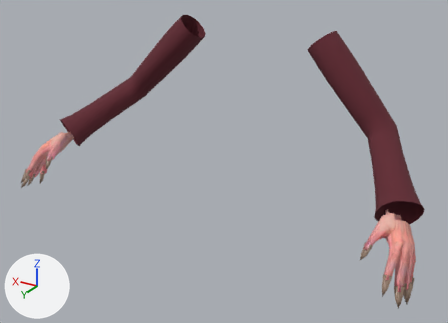
What one commit did to the glTF model assets/models/player/wizard_arms_evil.glb.
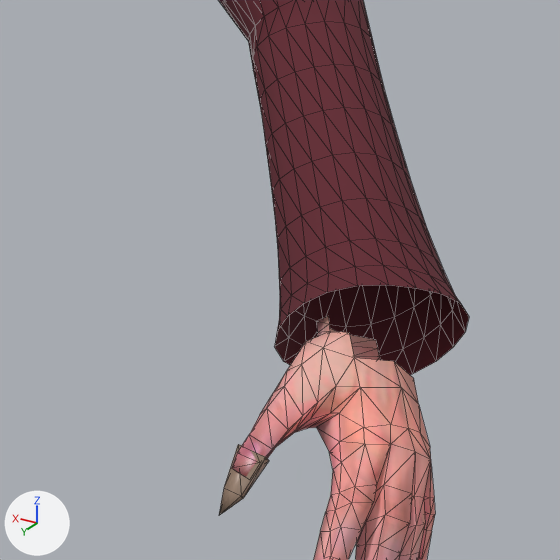
The first picture shows the older version from a 50 mm camera at (-7.75, 14.47, 3.37) aimed at (-0.26, 1.99, -2.87). The close-ups show the older and then the newer version on the part from 68% to 100% of the width and 39% to 84% of the height of that picture. Only the edits that show in the close-ups are written down. The axes (+X, +Y, +Z) are drawn at lower left. The lights are the same throughout. The close-ups show mesh edges as thin lines. Vertices at exactly the same position are counted once.

The first close-up shows 'WizardPointedNails', 'WizardRobeSleeves', 'arms_mesh'.
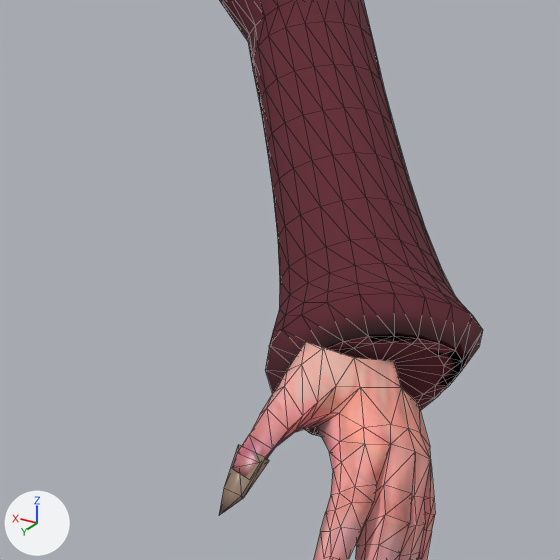
What differs and where, as boxes [x1, y1, x2, y2] in the close-ups (560 x 560 px):
'WizardRobeSleeves', reshaped: before [219, 0, 469, 375]; after [219, 0, 483, 437]
'arms_mesh', reshaped: before [232, 316, 435, 560]; after [232, 342, 435, 560]
part 1 of me_arms_mat, deleted (pink): before [306, 316, 419, 404]
part 2 of me_wizardrobesleeves, built on: before [275, 66, 469, 375]; after [265, 65, 483, 437]

What the commit changed:
me_arms_mat is used by ob_arms_mesh; location (0.0, 0.0, 0.0).
me_arms_mat had 442 vertices, 852 faces and spanned x -5.49..5.49, y 2.01..3.75, z -4.22..-2.86.
me_arms_mat now has 410 vertices, 792 faces and spans x -5.49..5.49, y 2.3..3.75, z -4.22..-2.89.
Part 1, on me_arms_mat:
16 vertices are removed from x -5.12..-4.57, y 2.01..2.56, z -3.37..-2.86.
30 faces are deleted.
Other edits to the shape of me_arms_mat do not show in these pictures.
me_wizardrobesleeves is used by ob_wizardrobesleeves; location (0.0, 0.0, 0.0).
me_wizardrobesleeves had 600 vertices, 1120 faces and spanned x -5.32..5.31, y -0.46..2.54, z -3.45..0.31.
me_wizardrobesleeves now has 722 vertices, 1480 faces and spans x -5.42..5.41, y -0.46..2.71, z -3.97..0.31.
Part 2, on me_wizardrobesleeves:
19 vertices are removed from x -5.32..-4.37, y 1.91..2.54, z -3.44..-2.6.
39 faces are deleted.
9 vertices in x -4.98..-3.99, y 0.76..2.11, z -3.21..-2.48 move by (0.0, 0.0, 0.01).
7 vertices in x -5.19..-4.28, y 1.16..2.12, z -3.06..-2.14 move by (-0.01, 0.0, 0.01).
24 vertices move from x -5.17..-4.17, y 1.51..2.53, z -3.35..-2.24 to x -5.16..-4.18, y 1.52..2.53, z -3.71..-2.23.
80 vertices are added at x -5.42..-4.33, y 1.76..2.71, z -3.97..-2.57.
219 new faces join them.
Other edits to the shape of me_wizardrobesleeves do not show in these pictures.
